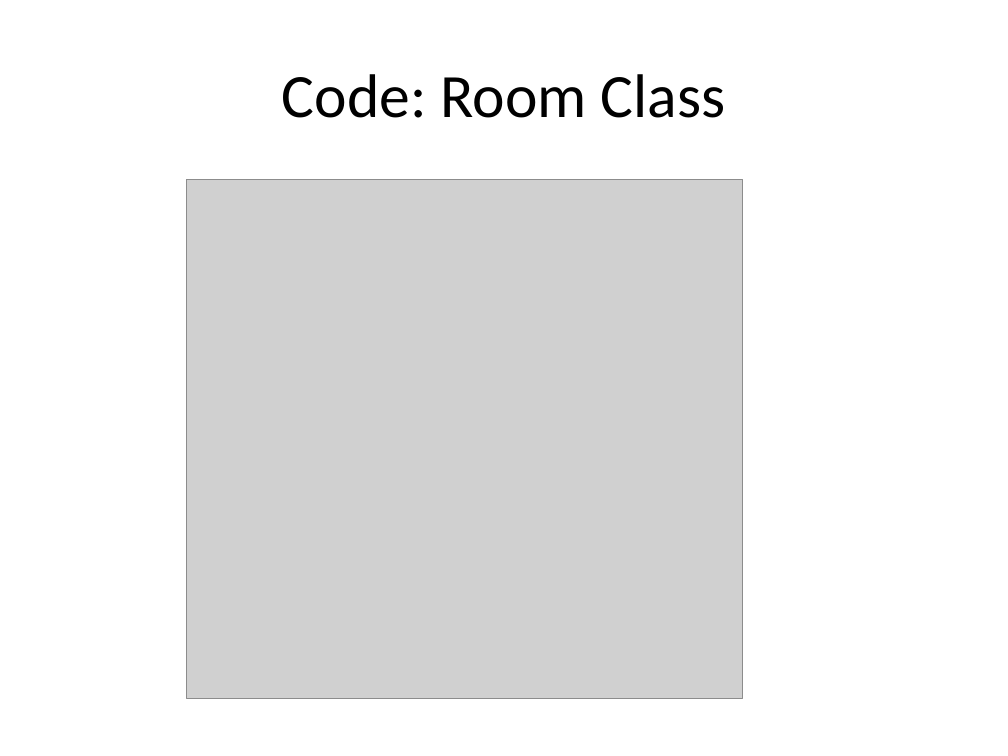
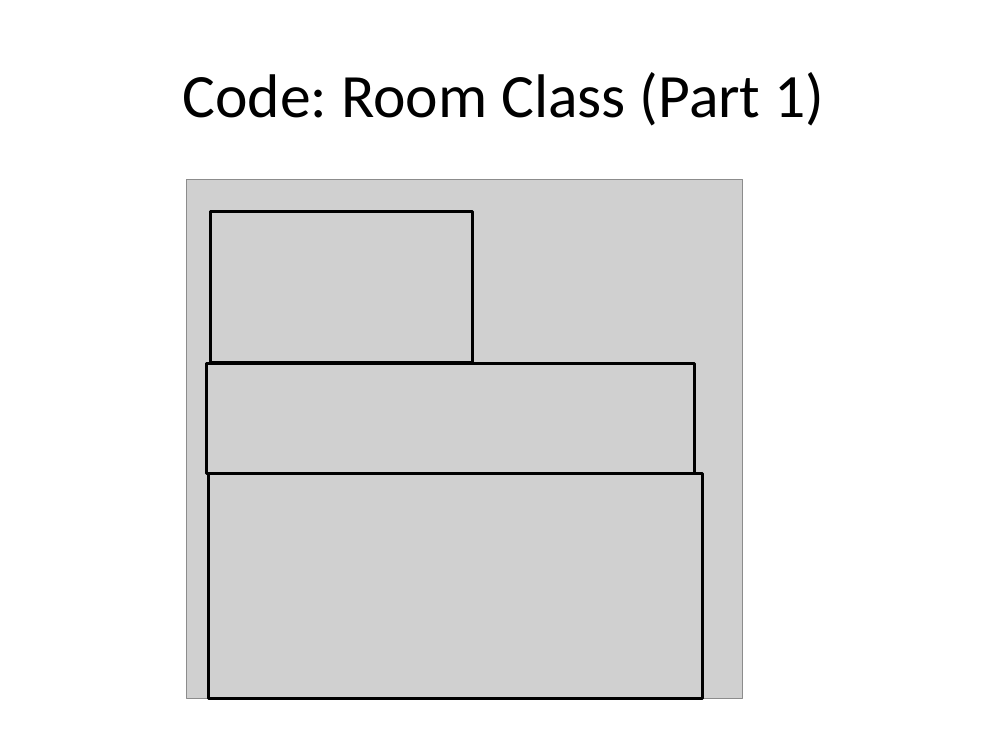
Before and after one commit to jzrlza/SmartHomePrototype, a slide deck: slide 19 of project_presentation.pptx (slide 17 before the commit). Drawn at 1008x756 pixels with LibreOffice and Linux fonts; fonts in the diff are those of the drawing; grey boxes stand for pictures. Boxes give left, top, right and bottom in pixels: in the first picture for what was removed or moved away, otherwise in the second. Text is boxed around its words. In the diff, an @@ line names an element or a change of style, - is before the commit and + after.

```diff
--- a/project_presentation.pptx
+++ b/project_presentation.pptx
@@ title at box(183, 72, 824, 126): text changed @@
-Code: Room Class
+Code: Room Class (Part 1)
@@ rectangle added at box(211, 212, 473, 363), outline #000000 2 pt @@
@@ rectangle added at box(207, 364, 695, 474), outline #000000 2 pt @@
@@ rectangle added at box(209, 474, 703, 699), outline #000000 2 pt @@
```
Also in this commit, not shown: 9 other slides changed, 11 slides added, 8 slides removed.
